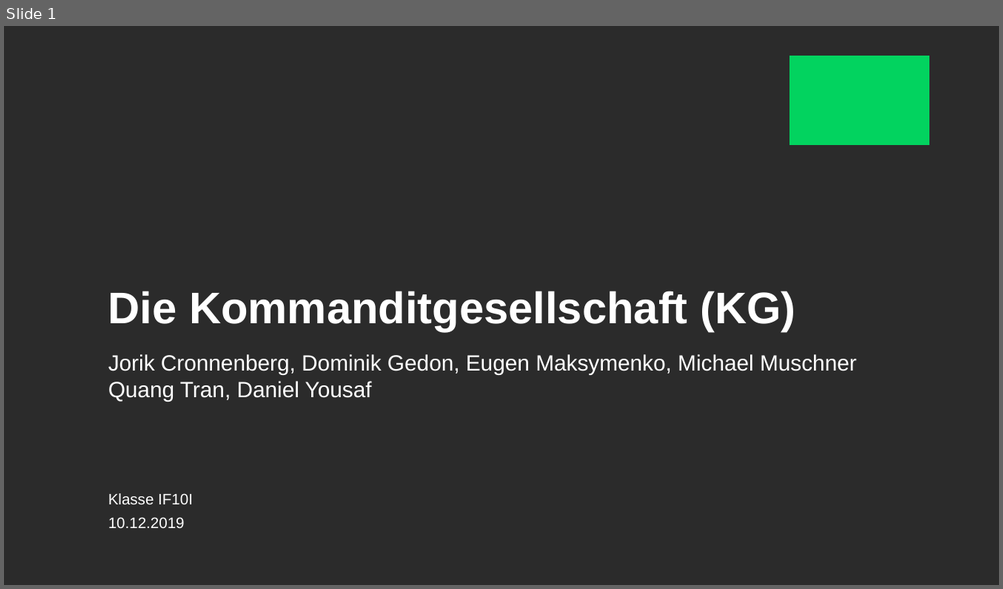
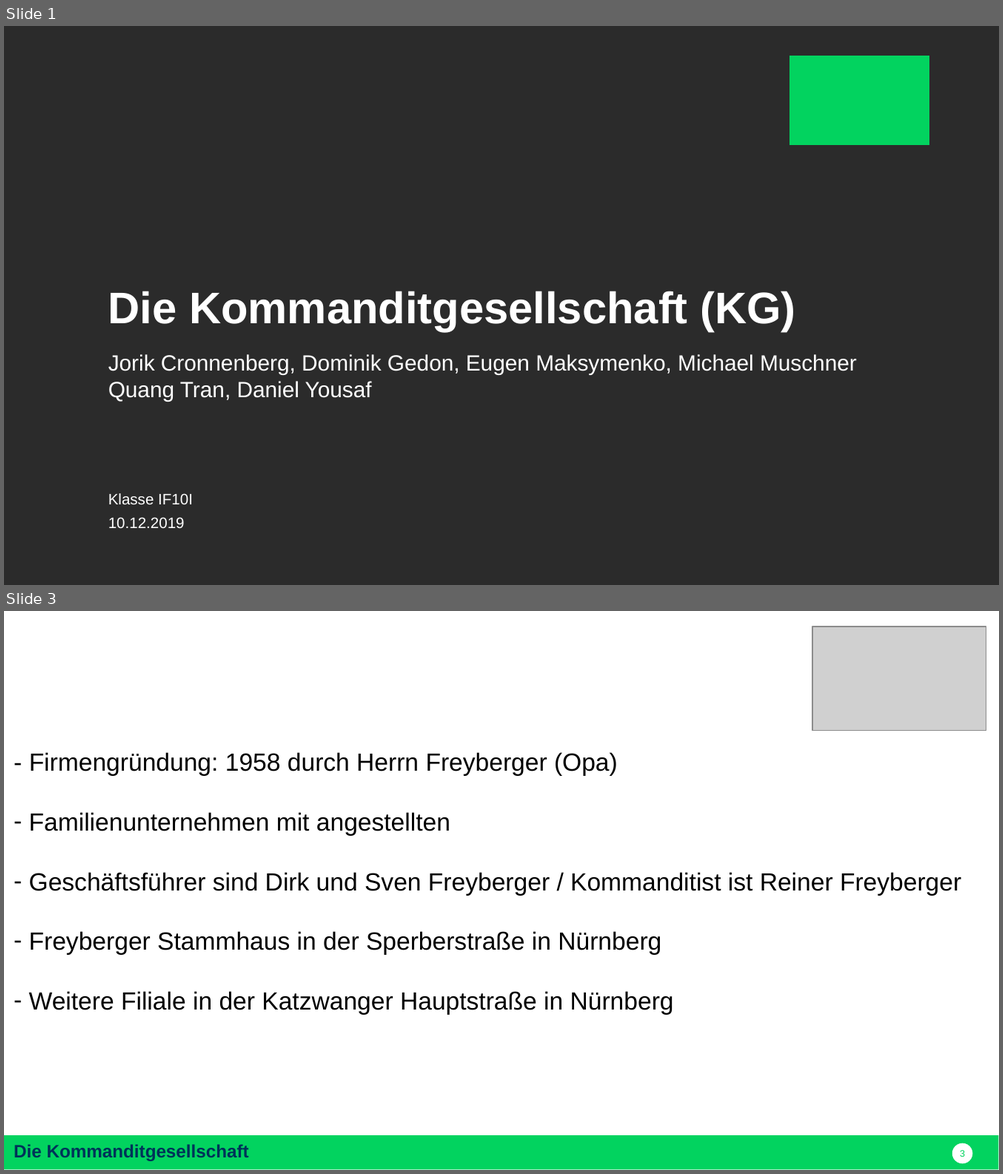
Before and after one commit to nodeg/exercises, a slide deck: Referat_BWP_KG_danny.pptx. Shown one above the other, each under a label of ours: slide 1 before the commit, slides 1 and 3 after it; the slides between them are not shown. The pictures are 1003x589 and 1003x1174 pixels, drawn with LibreOffice and Linux fonts; fonts in the diff are those of the drawing; grey boxes stand for pictures; background and template pictures are left out; a plain dark background stands for a picture behind light text. Boxes give left, top, right and bottom in pixels: in the first picture for what was removed or moved away, otherwise in the second. Text is boxed around its words. In the diff, an @@ line names an element or a change of style, - is before the commit and + after.

```diff
--- a/Referat_BWP_KG_danny.pptx
+++ b/Referat_BWP_KG_danny.pptx
@@ slide 3 added at (x1=4, y1=611, x2=999, y2=1170), background #FFFFFF @@
@@ picture added at (x1=813, y1=627, x2=987, y2=732) @@
@@ text added at (x1=29, y1=752, x2=961, y2=1014), 18 pt, text #000000 @@
+- Firmengründung: 1958 durch Herrn Freyberger (Opa)
+– Familienunternehmen mit angestellten
+– Geschäftsführer sind Dirk und Sven Freyberger / Kommanditist ist Reiner Freyberger
+– Freyberger Stammhaus in der Sperberstraße in Nürnberg
+– Weitere Filiale in der Katzwanger Hauptstraße in Nürnberg
@@ rectangle added at (x1=4, y1=1136, x2=999, y2=1170), fill #02D35F, 13 pt, text #003259, bold @@
+Die Kommanditgesellschaft
@@ page number added at (x1=952, y1=1144, x2=973, y2=1165), fill #FFFFFF, 6.8 pt, text #02D35F @@
+3
```
Also in this commit, not shown: 2 slides changed, 4 other slides added, 5 slides removed.
